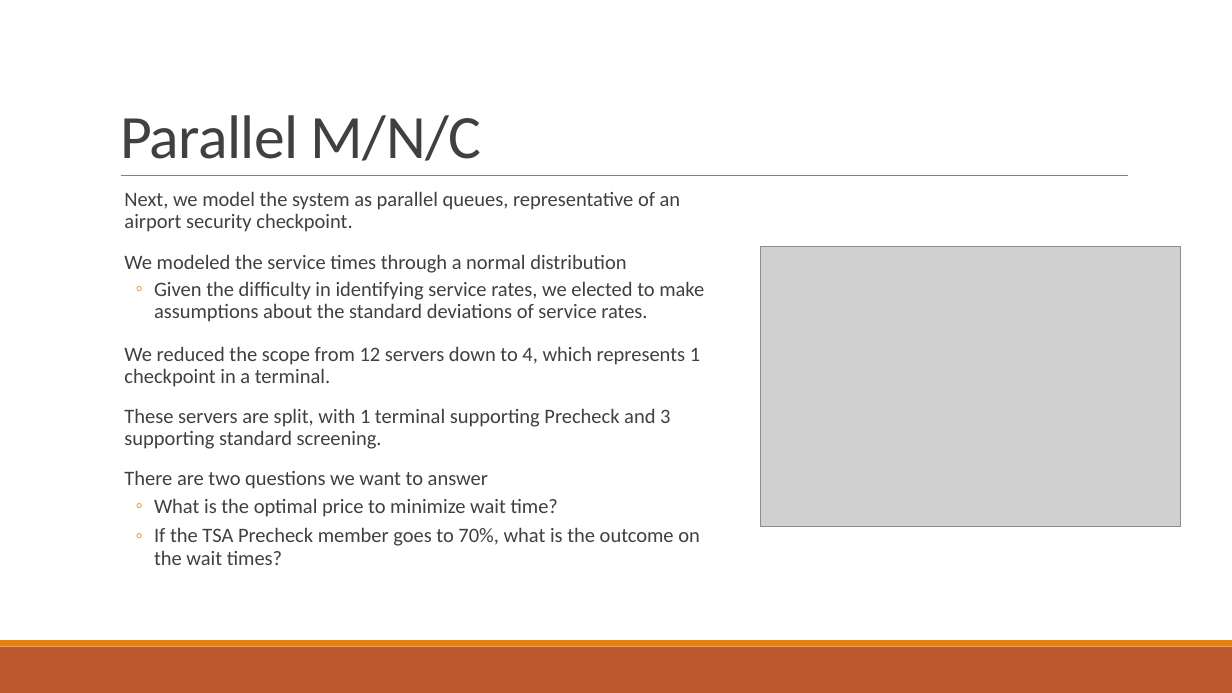
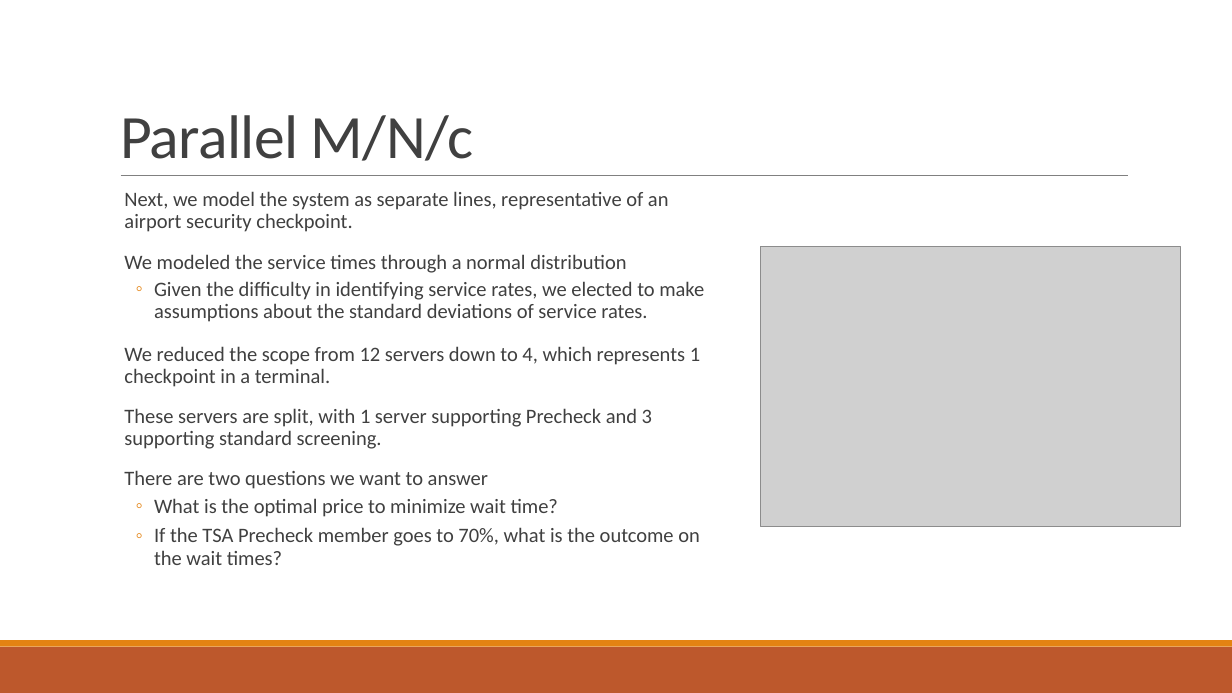
Before and after one commit to kayleeisokay/AM115_HW, a slide deck: slide 10 of Group Project 2/Analysis of Airport Security With Queuing Theory.pptx. Drawn at 1232x693 pixels with LibreOffice and Linux fonts; fonts in the diff are those of the drawing; grey boxes stand for pictures. Boxes give left, top, right and bottom in pixels: in the first picture for what was removed or moved away, otherwise in the second. Text is boxed around its words. In the diff, an @@ line names an element or a change of style, - is before the commit and + after.

Commit message:
Add files via upload
fixing more typos

```diff
--- a/Group Project 2/Analysis of Airport Security With Queuing Theory.pptx
+++ b/Group Project 2/Analysis of Airport Security With Queuing Theory.pptx
@@ title at [120, 115, 473, 161]: text changed @@
-Parallel M/N/C
+Parallel M/N/c
@@ text at [124, 191, 669, 232]: text changed @@
-  Next, we model the system as parallel queues, representative of an airport security checkpoint.
+  Next, we model the system as separate lines, representative of an airport security checkpoint.
@@ text at [124, 408, 652, 449]: text changed @@
-  These servers are split, with 1 terminal supporting Precheck and 3 supporting standard screening.
+  These servers are split, with 1 server supporting Precheck and 3 supporting standard screening.
```
Also in this commit, not shown: 3 other slides changed.
